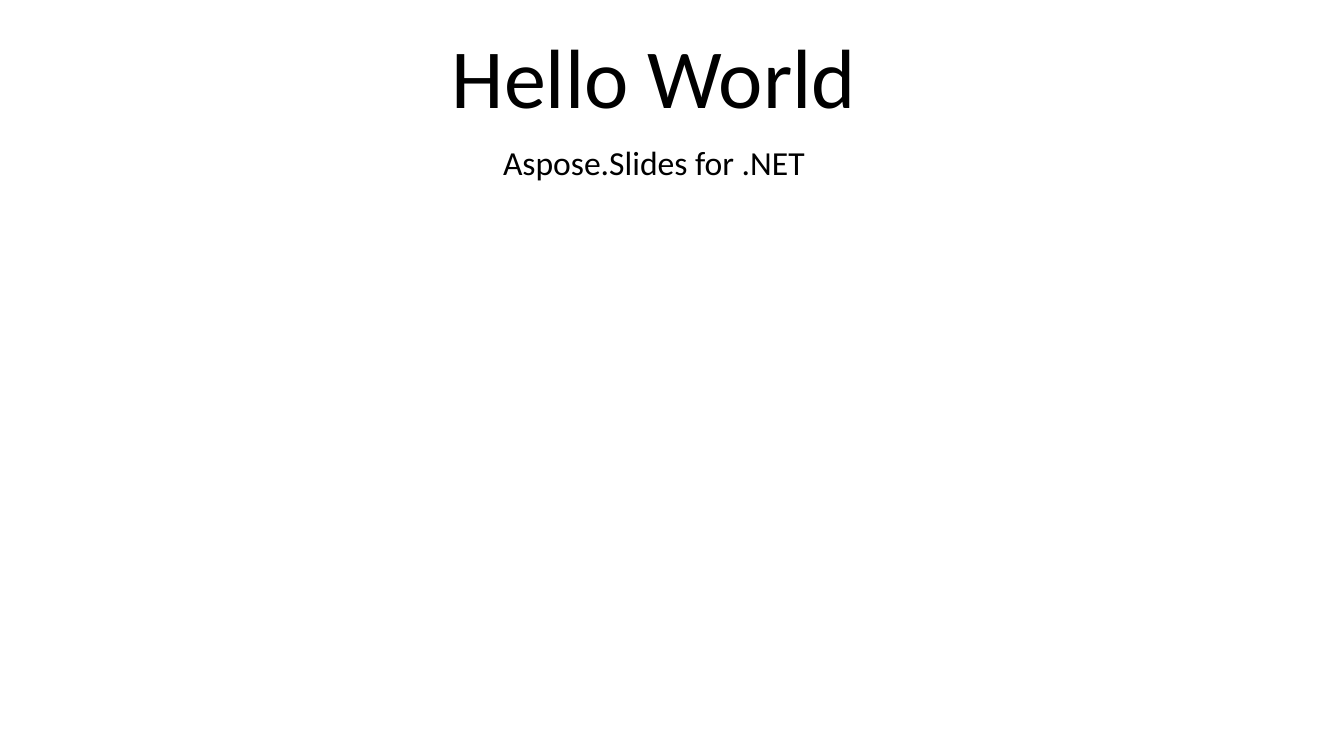
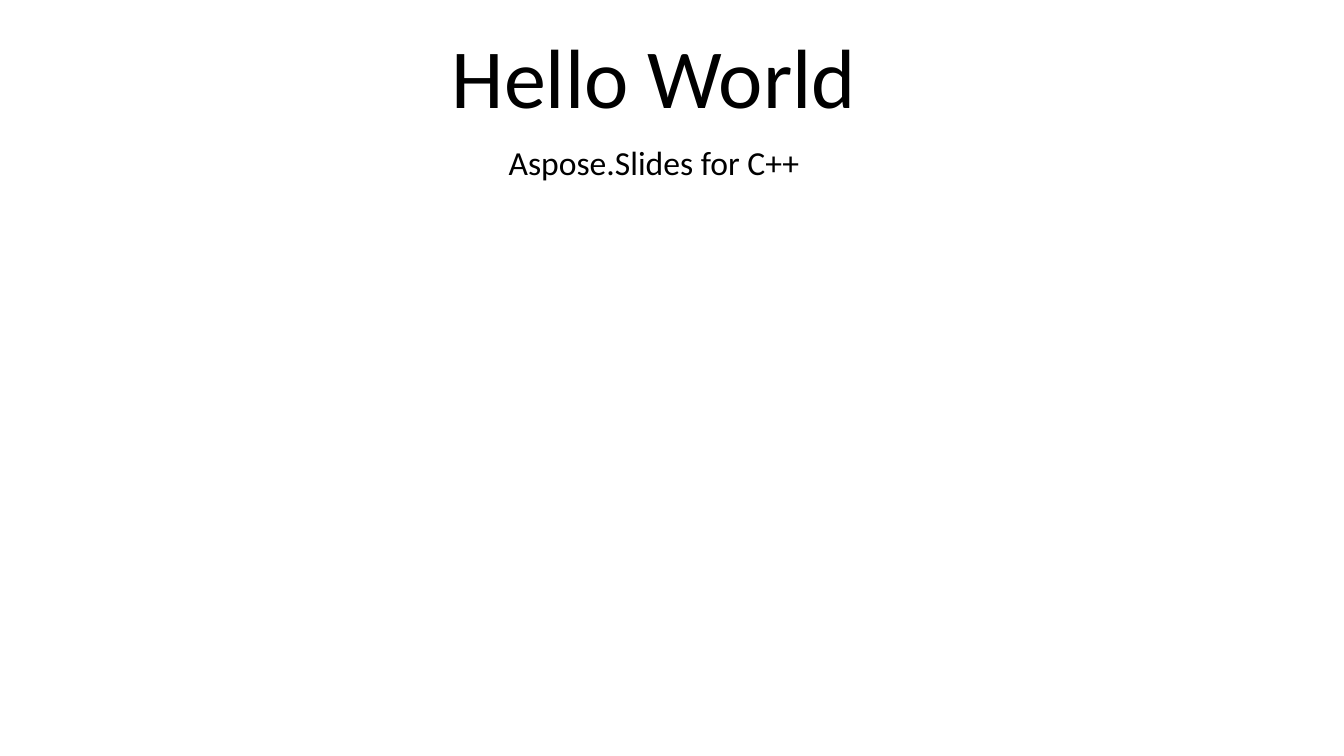
Before and after one commit to aspose-slides/Aspose.Slides-for-C, a slide deck: slide 1 of Examples/templates/HelloWorld.pptx. Drawn at 1344x756 pixels with LibreOffice and Linux fonts; fonts in the diff are those of the drawing. Boxes give left, top, right and bottom in pixels: in the first picture for what was removed or moved away, otherwise in the second. Text is boxed around its words. In the diff, an @@ line names an element or a change of style, - is before the commit and + after.

```diff
--- a/Examples/templates/HelloWorld.pptx
+++ b/Examples/templates/HelloWorld.pptx
@@ subtitle at box(509, 151, 799, 181): text changed @@
-Aspose.Slides for .NET
+Aspose.Slides for C++
```
Also in this commit, not shown: 24 other files.
